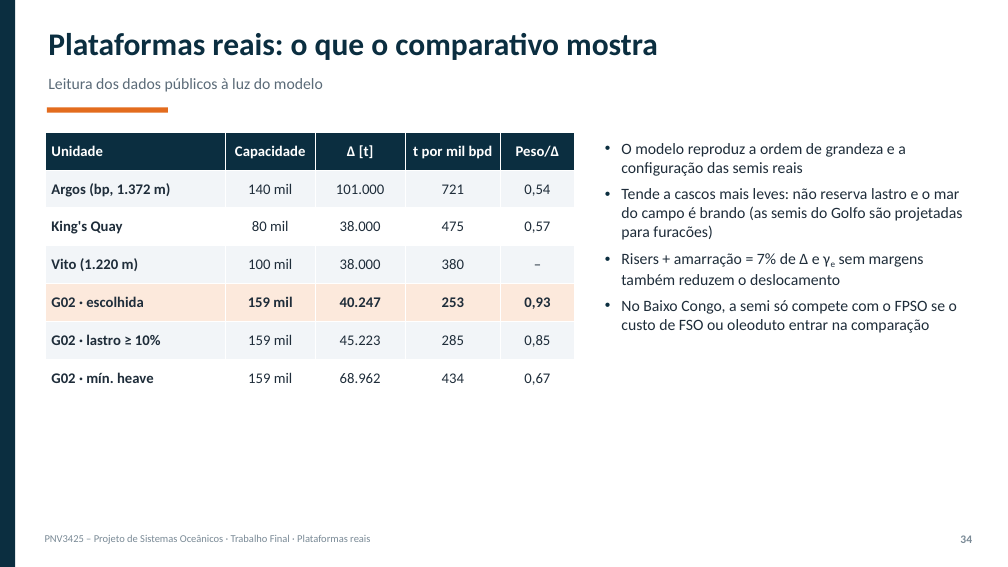
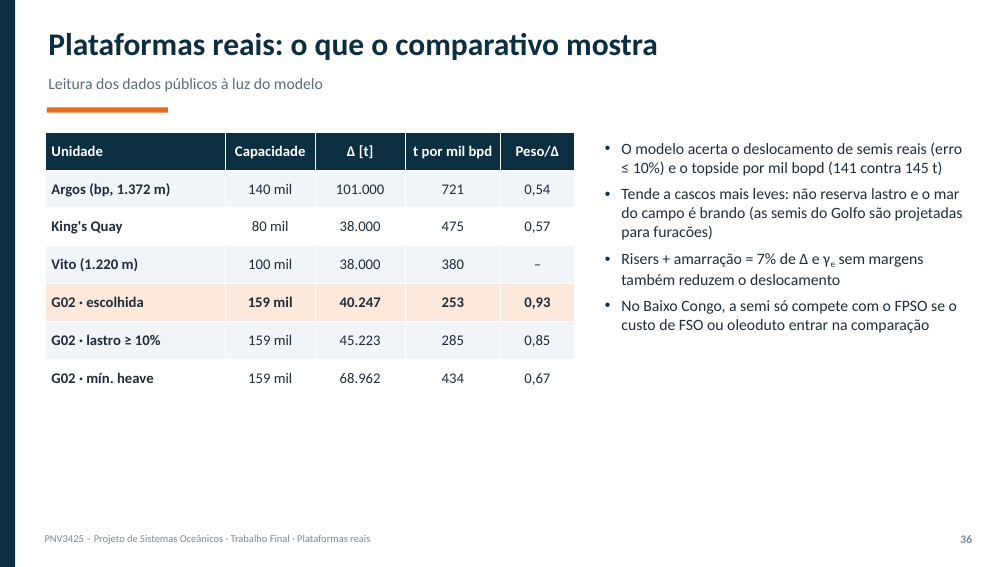
Before and after one commit to gustavogsilvaa/PNV3425-Projeto-de-Sistemas-Oceanicos, a slide deck: slide 36 of apresentacao/PNV3425_G02_apresentacao_completa.pptx (slide 34 before the commit). Drawn at 1008x567 pixels with LibreOffice and Linux fonts; fonts in the diff are those of the drawing. Boxes give left, top, right and bottom in pixels: in the first picture for what was removed or moved away, otherwise in the second. Text is boxed around its words. In the diff, an @@ line names an element or a change of style, - is before the commit and + after.

Commit message:
Comparativo com o pôster de semis de 2011 (referência [6])
- modelo aplicado a 3 semis reais de 2 pontoons: deslocamento com erro de até 10%
- solução final contra a frota: dimensões, topside e deslocamento por mil bopd
- seção 9.3 do relatório, hd fundamentado e slides nas duas apresentações

```diff
--- a/apresentacao/PNV3425_G02_apresentacao_completa.pptx
+++ b/apresentacao/PNV3425_G02_apresentacao_completa.pptx
@@ text at bbox=[621, 142, 962, 176]: text changed @@
-• O modelo reproduz a ordem de grandeza e a configuração das semis reais
+• O modelo acerta o deslocamento de semis reais (erro ≤ 10%) e o topside por mil bopd (141 contra 145 t)
```
Also in this commit, not shown: 3 other slides changed, 2 slides added, 13 other files.
